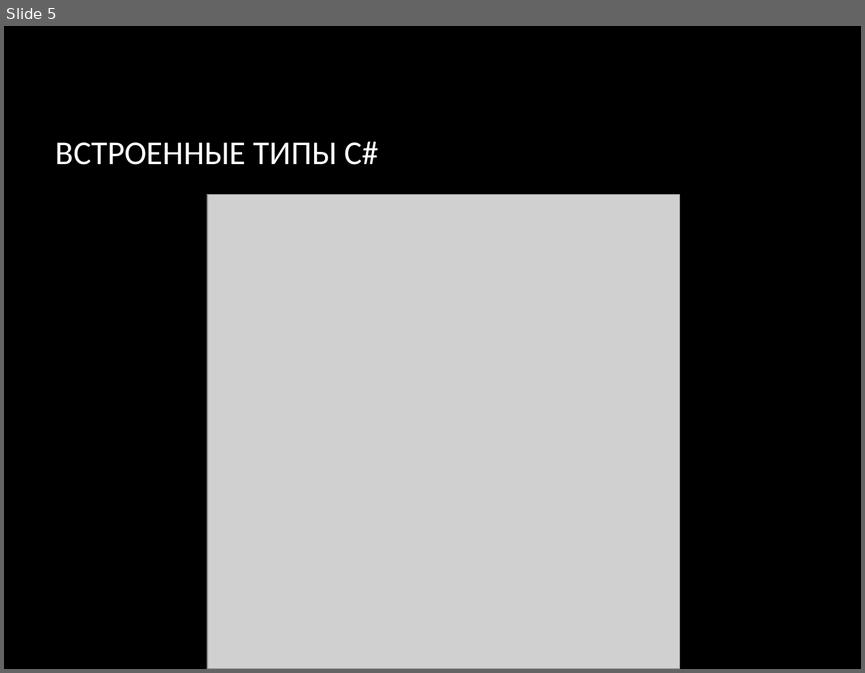
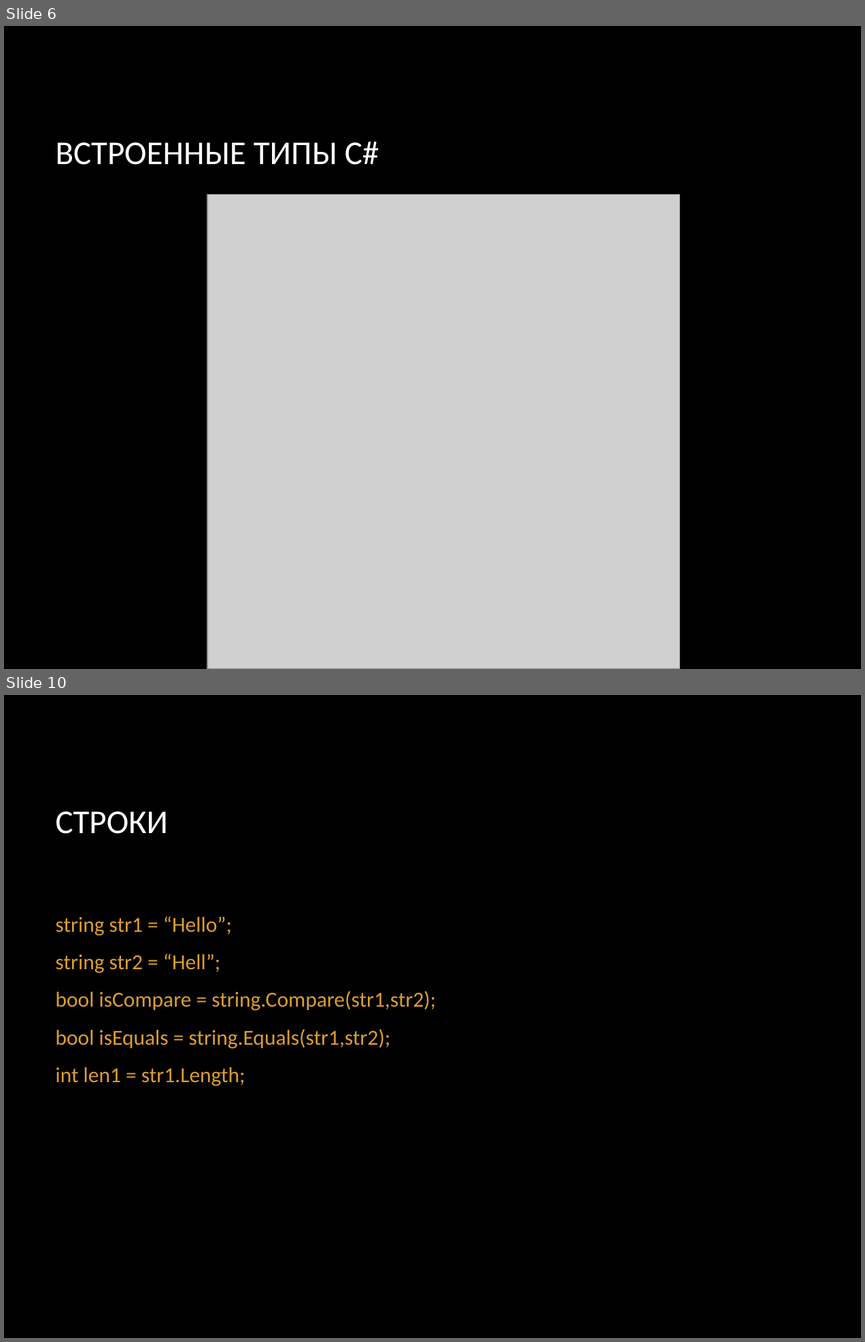
Before and after one commit to SunJohnson/Study, a slide deck: College/OP_09/2022-2/lectures/Лекция 2 Основы C#.pptx. Shown one above the other, each under a label of ours: slide 5 before the commit, slides 6 and 10 after it; the slides between them are not shown. The pictures are 865x673 and 865x1342 pixels, drawn with LibreOffice and Linux fonts; fonts in the diff are those of the drawing; grey boxes stand for pictures; background and template pictures are left out. Boxes give left, top, right and bottom in pixels: in the first picture for what was removed or moved away, otherwise in the second. Text is boxed around its words. In the diff, an @@ line names an element or a change of style, - is before the commit and + after.

```diff
--- a/College/OP_09/2022-2/lectures/Лекция 2 Основы C#.pptx
+++ b/College/OP_09/2022-2/lectures/Лекция 2 Основы C#.pptx
@@ slide 10 added at [4, 695, 861, 1338], background picture (left out) @@
@@ title added at [56, 811, 169, 834], 28 pt, text #FFFFFF @@
+СТРОКИ
@@ text added at [56, 916, 436, 1086], 18 pt, text #DD9D31 @@
+string str1 = “Hello”;
+string str2 = “Hell”;
+bool isCompare = string.Compare(str1,str2);
+bool isEquals = string.Equals(str1,str2);
+int len1 = str1.Length;
@@ what was slide 5 is now slide 6 @@
```
Also in this commit, not shown: 8 slides changed, 12 other slides added, 6 slides removed.
